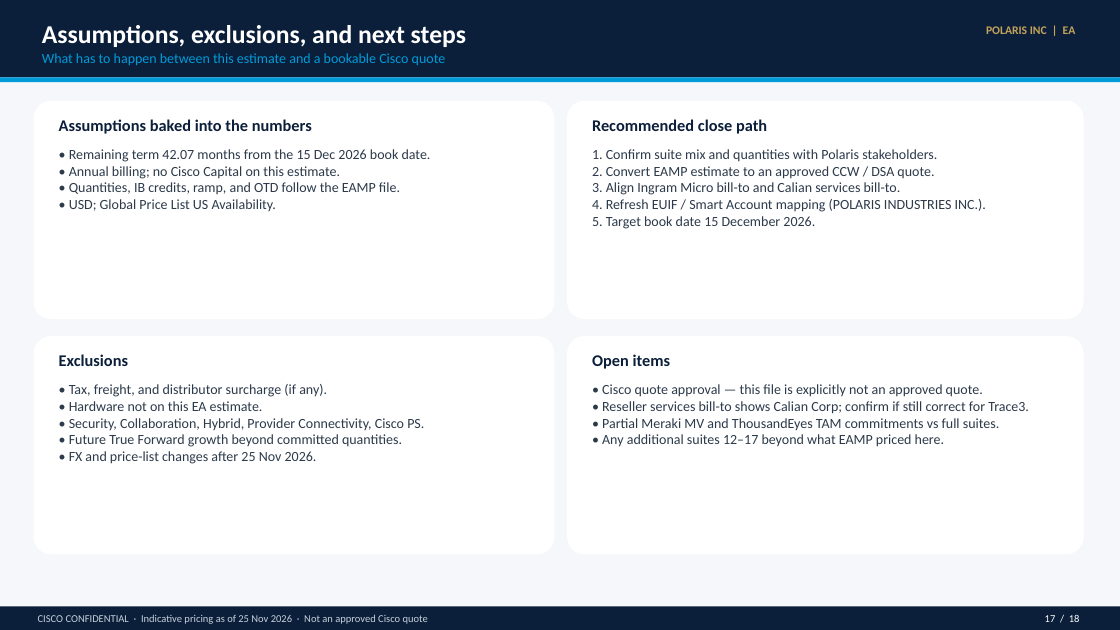
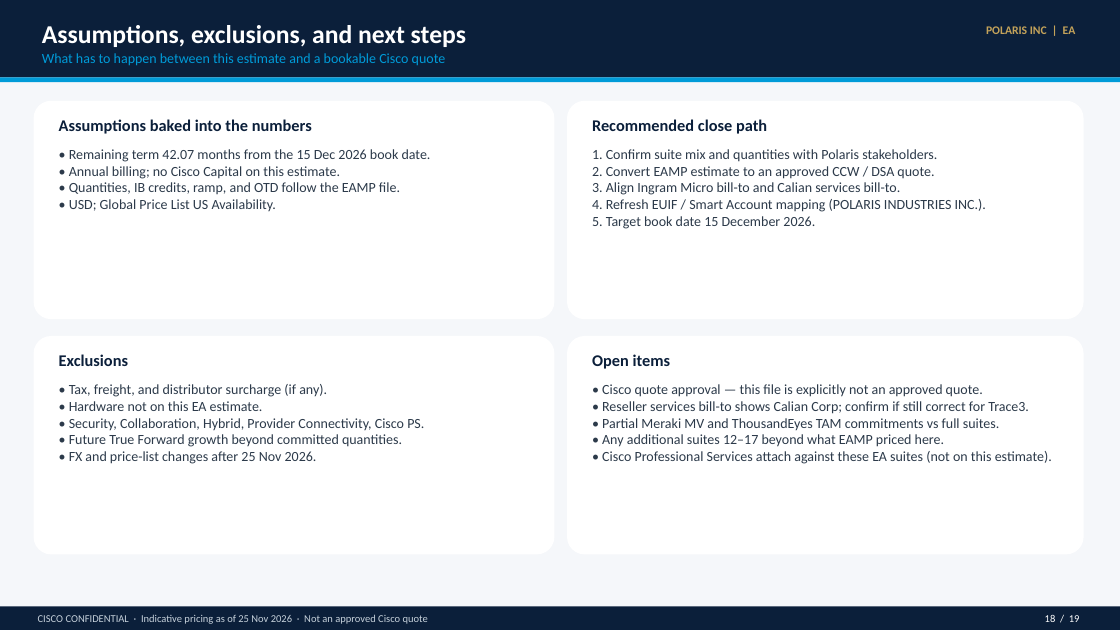
Before and after one commit to chchilds/cxvx, a slide deck: slide 18 of proposals/polaris-ea-9354137/POLARIS_INC_Enterprise_Agreement_Proposal.pptx (slide 17 before the commit). Drawn at 1120x630 pixels with LibreOffice and Linux fonts; fonts in the diff are those of the drawing. Boxes give left, top, right and bottom in pixels: in the first picture for what was removed or moved away, otherwise in the second. Text is boxed around its words. In the diff, an @@ line names an element or a change of style, - is before the commit and + after.

```diff
--- a/proposals/polaris-ea-9354137/POLARIS_INC_Enterprise_Agreement_Proposal.pptx
+++ b/proposals/polaris-ea-9354137/POLARIS_INC_Enterprise_Agreement_Proposal.pptx
@@ text at [602, 384, 1052, 464]: text changed @@
-• Cisco quote approval — this file is explicitly not an approved quote.
-• Reseller services bill-to shows Calian Corp; confirm if still correct for Trace3.
-• Partial Meraki MV and ThousandEyes TAM commitments vs full suites.
-• Any additional suites 12–17 beyond what EAMP priced here.
+• Cisco quote approval — this file is explicitly not an approved quote.
+• Reseller services bill-to shows Calian Corp; confirm if still correct for Trace3.
+• Partial Meraki MV and ThousandEyes TAM commitments vs full suites.
+• Any additional suites 12–17 beyond what EAMP priced here.
+• Cisco Professional Services attach against these EA suites (not on this estimate).
@@ text at [1045, 615, 1080, 622]: text changed @@
-17 / 18
+18 / 19
```
Also in this commit, not shown: 15 other slides changed, 1 slide added, 1 other file.
